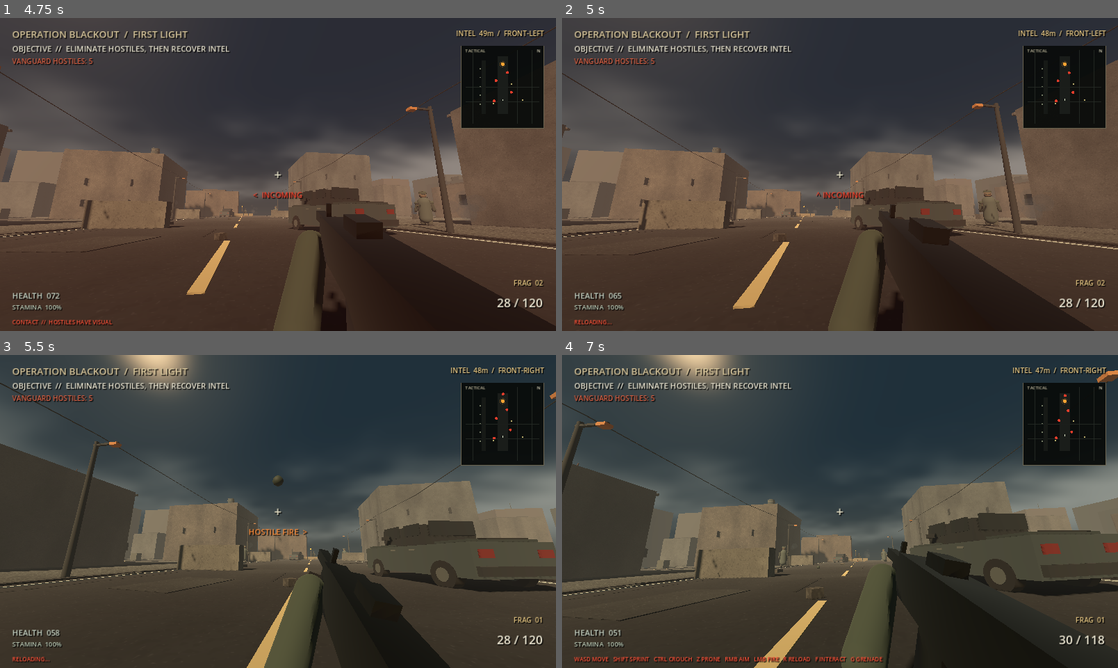
Above: before the commit, frames 1-4 (two rows, left to right).
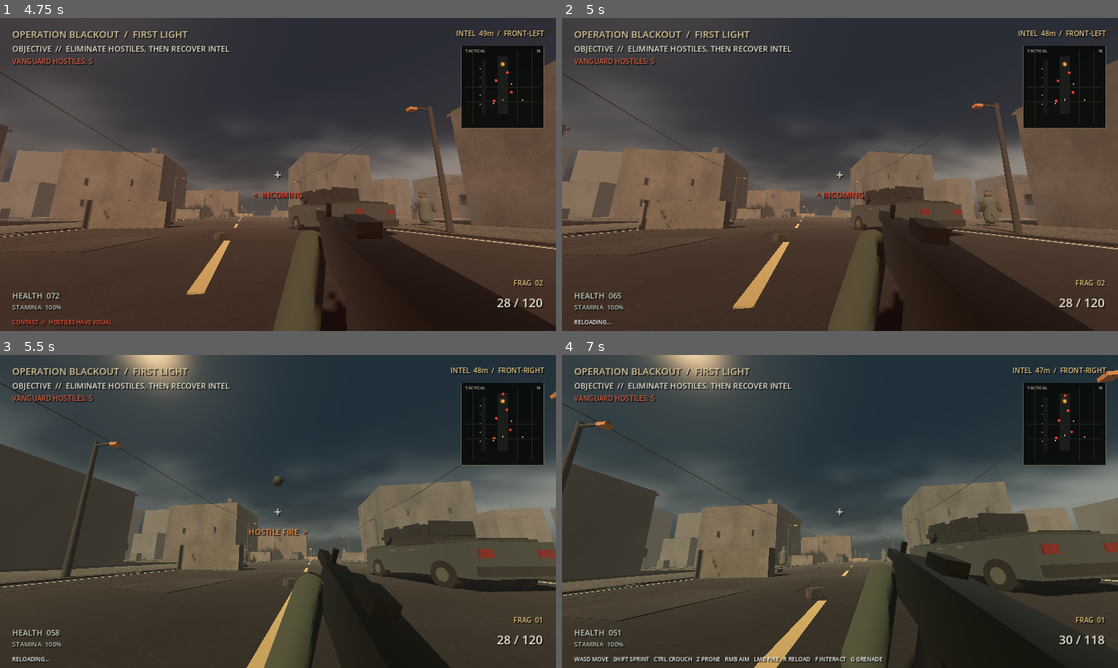
Above: after the commit, the same moments.

Repository: Liladizilla/operation-blackout
Game: Godot game, scene res://scenes/main.tscn
The game is run twice, just before and just after one commit, with the same random seed, the same clock (stepped at 60 frames per second) and the same inputs.
Inputs (mouse positions are in pixels of both pictures, inside the frame that each line leads up to):
- Up to frame 1 (4.75 s): click "DEPLOY / BEGIN OPERATION" at 0.5 s; tap Enter at 1.25 s; move the mouse to (305, 174) at 1.27 s; hold F (interact) 1.28-2.03 s; hold W (move_forward) from 1.28 s (still down); click (305, 174) at 1.42 s; tap Space (jump) at 1.52, 1.82, 2.27, 2.57, 3.77, 4.07, 4.52 s; move the mouse to (250, 174) at 2.02 s; tap Ctrl (crouch) at 2.1 s; tap F (interact) at 2.3, 3.8, 4.55 s; move the mouse to (289, 168) at 2.77 s; hold F (interact) 2.78-3.53 s; move the mouse to (272, 180) at 3.52 s; tap Z (prone) at 3.6 s; click (272, 180) at 3.67 s; move the mouse to (316, 177) at 4.27 s; hold Shift (sprint) from 4.28 s (still down)
- Up to frame 2 (5 s): keep holding W (move_forward); keep holding Shift (sprint); tap Space (jump) at 4.82 s; tap R (reload) at 4.9 s
- Up to frame 3 (5.5 s): keep holding W (move_forward); move the mouse to (233, 508) at 5.02 s; release Shift (sprint) at 5.03 s; tap G (throw_grenade) at 5.1 s; tap Space (jump) at 5.27 s; tap F (interact) at 5.3 s
- Up to frame 4 (7 s): tap Space (jump) at 5.57, 6.77 s; move the mouse to (845, 511) at 5.77 s; hold F (interact) 5.78-6.53 s; tap Enter at 5.85 s; click (845, 511) at 5.92 s; move the mouse to (817, 505) at 6.52 s; release W (move_forward) at 6.53 s; hold E (lean_right) from 6.53 s (still down); tap F (interact) at 6.6 s

Frame 1 is identical in both runs. In frame 2, less than 0.1% of the frame differs, in the area x 2-9%, y 96-98%; in frame 3, less than 0.1%; in frame 4, 0.6%, in the area x 2-58%, y 96-98%.

Commit message:
Reset HUD alert color for normal status

Diff:
--- a/scripts/hud.gd
+++ b/scripts/hud.gd
@@ -281,10 +281,13 @@
 
 func set_status(message: String) -> void:
     status_label.text = message
+    # Transient alert colors should not leak into later objective or interaction messages.
+    status_label.remove_theme_color_override("font_color")
 
 func set_mission_state(message: String) -> void:
     objective_label.text = message
     status_label.text = "MISSION UPDATE"
+    status_label.remove_theme_color_override("font_color")
     if message.contains("EXFILTRATION COMPLETE"):
         _show_mission_complete()
 
